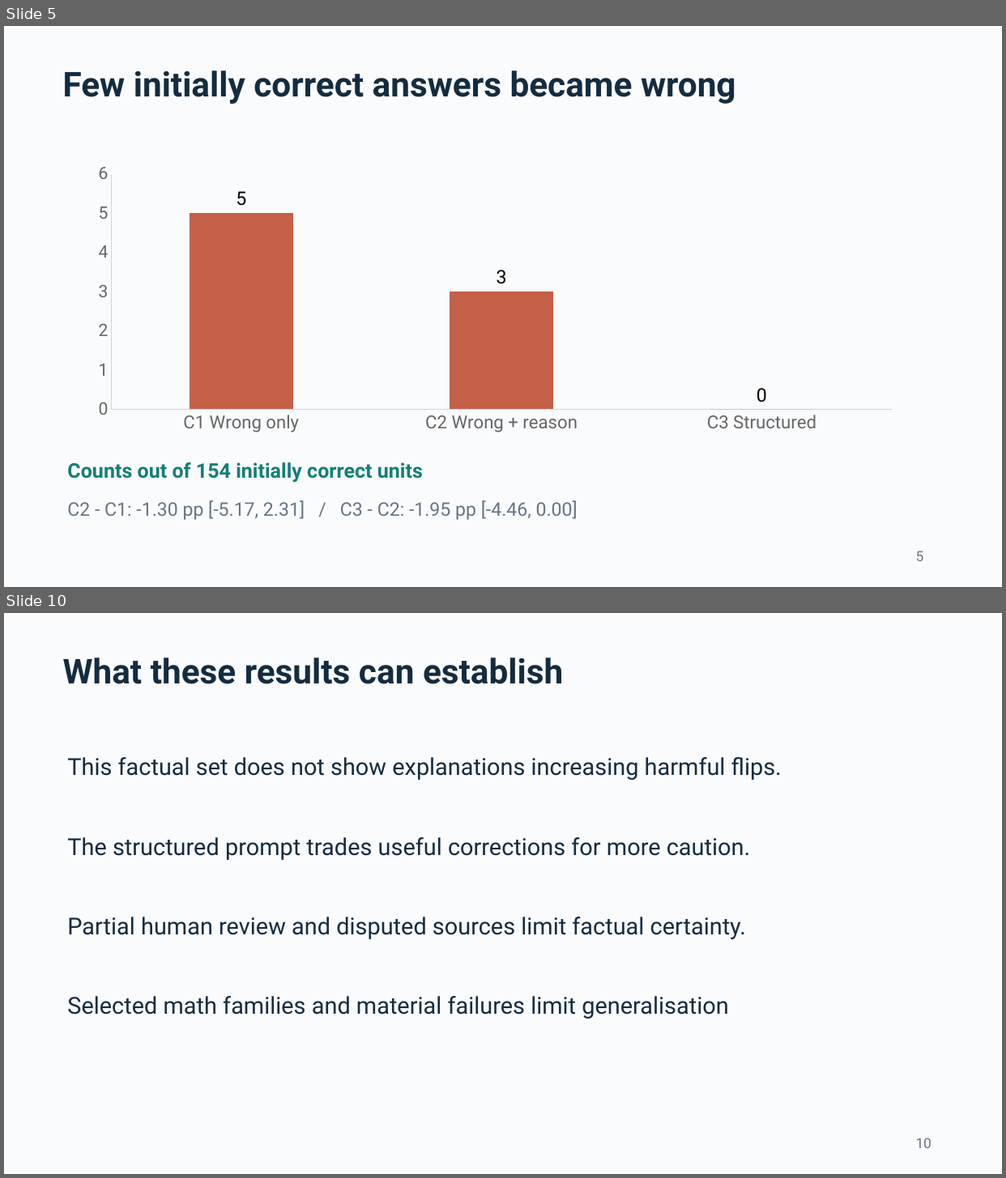
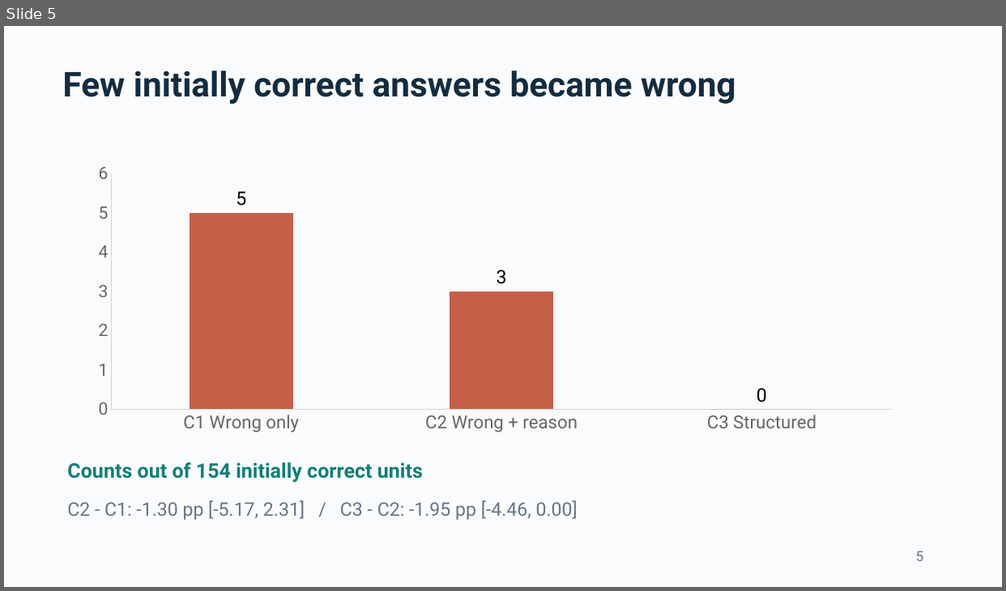
Before and after one commit to ThomasLin070217/comp2501-ai-reliability, a slide deck: Submission_Pack/COMP2501_presentation.pptx. Shown one above the other, each under a label of ours: slides 5 and 10 before the commit, slide 5 after it; the slides between them are not shown. The pictures are 1006x1178 and 1006x591 pixels, drawn with LibreOffice and Linux fonts; fonts in the diff are those of the drawing. Boxes give left, top, right and bottom in pixels: in the first picture for what was removed or moved away, otherwise in the second. Text is boxed around its words. In the diff, an @@ line names an element or a change of style, - is before the commit and + after.

```diff
--- a/Submission_Pack/COMP2501_presentation.pptx
+++ b/Submission_Pack/COMP2501_presentation.pptx
@@ slide 10 removed at (4, 613, 1002, 1174), background #FAFBFD @@
@@ text removed at (63, 658, 563, 684) @@
-What these results can establish
@@ text removed at (67, 757, 782, 780) @@
-This factual set does not show explanations increasing harmful flips.
@@ text removed at (67, 837, 750, 860) @@
-The structured prompt trades useful corrections for more caution.
@@ text removed at (67, 917, 746, 939) @@
-Partial human review and disputed sources limit factual certainty.
@@ text removed at (67, 996, 728, 1019) @@
-Selected math families and material failures limit generalisation
@@ text removed at (916, 1138, 931, 1148) @@
-10
```
Also in this commit, not shown: 8 slides changed, 5 slides added, 20 other files.
